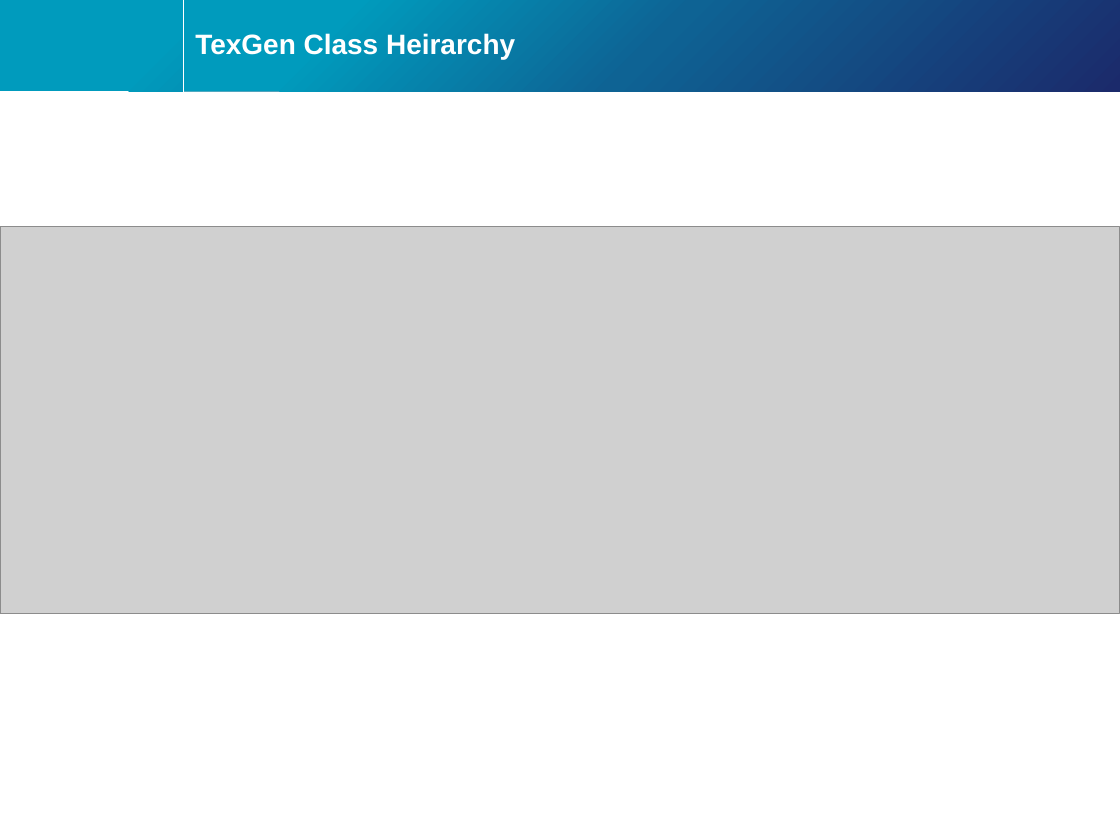
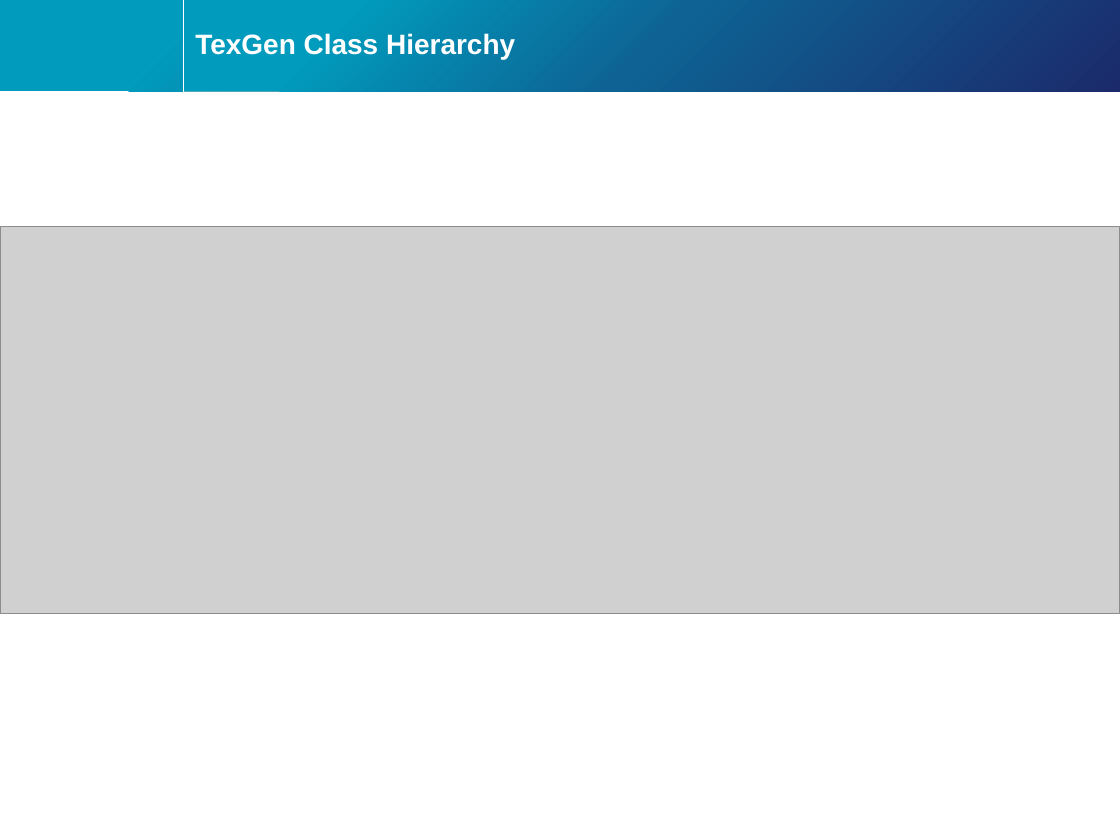
Before and after one commit to louisepb/ICMAC2018-Workshop, a slide deck: slide 4 of ICMAC TexGen workshop 2018.pptx. Drawn at 1120x840 pixels with LibreOffice and Linux fonts; fonts in the diff are those of the drawing; grey boxes stand for pictures; background and template pictures are left out. Boxes give left, top, right and bottom in pixels: in the first picture for what was removed or moved away, otherwise in the second. Text is boxed around its words. In the diff, an @@ line names an element or a change of style, - is before the commit and + after.

```diff
--- a/ICMAC TexGen workshop 2018.pptx
+++ b/ICMAC TexGen workshop 2018.pptx
@@ title at (x1=195, y1=33, x2=515, y2=59): text changed @@
-TexGen Class Heirarchy
+TexGen Class Hierarchy
```
Also in this commit, not shown: 1 other slide changed.
